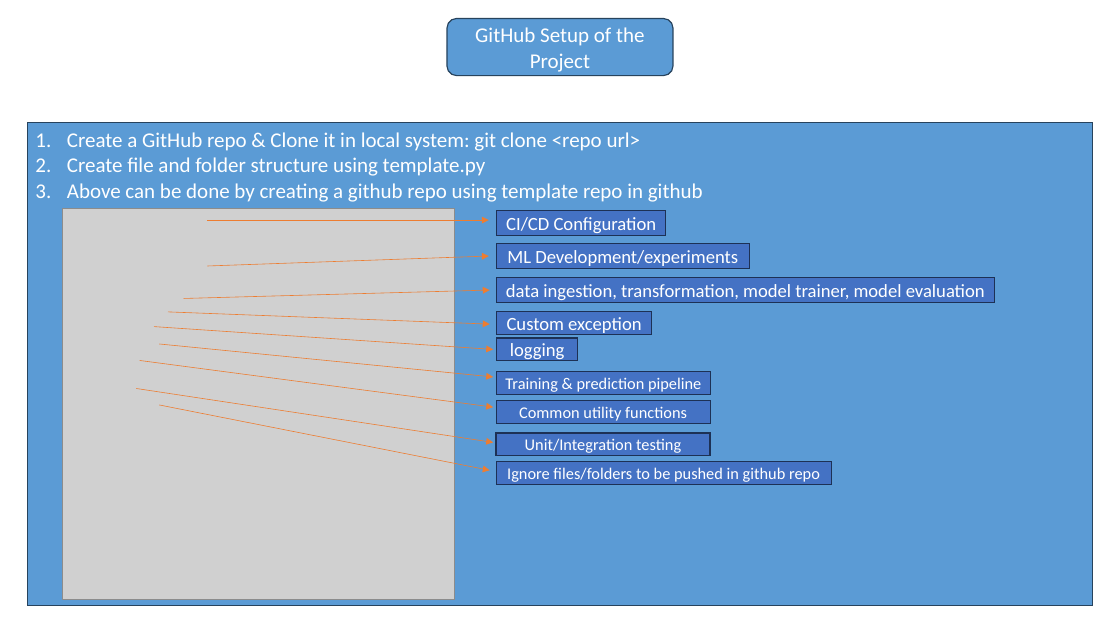
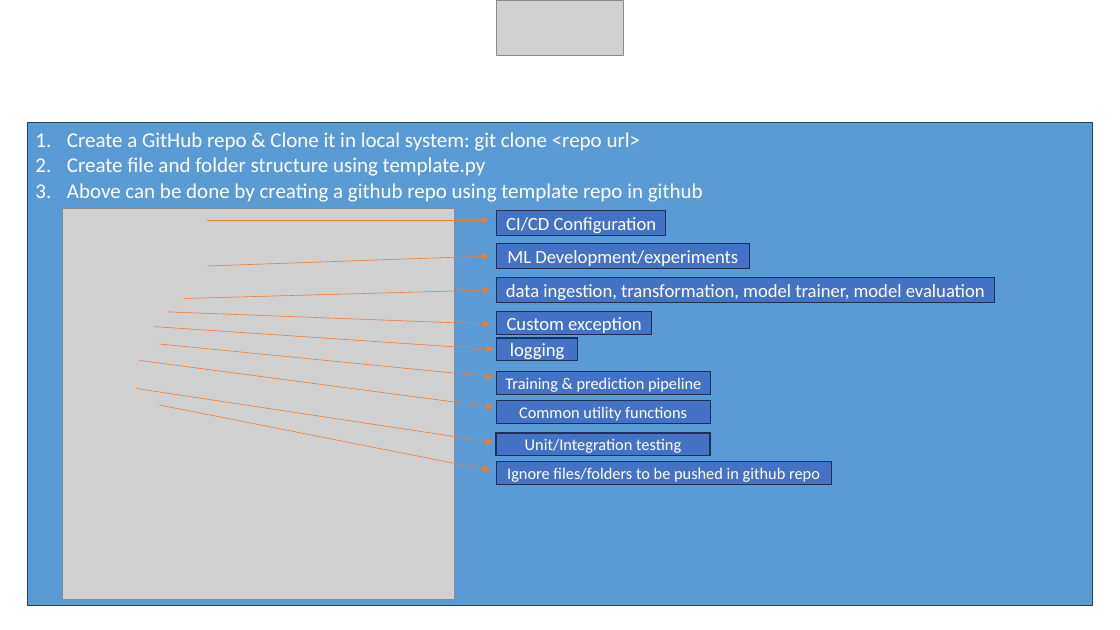
Before and after one commit to iamprashantjain/end-to-end-used-car-price-prediction, a slide deck: slide 3 of MLOps1.pptx. Drawn at 1120x630 pixels with LibreOffice and Linux fonts; fonts in the diff are those of the drawing; grey boxes stand for pictures. Boxes give left, top, right and bottom in pixels: in the first picture for what was removed or moved away, otherwise in the second. Text is boxed around its words. In the diff, an @@ line names an element or a change of style, - is before the commit and + after.

```diff
--- a/MLOps1.pptx
+++ b/MLOps1.pptx
@@ rounded rectangle removed at box(447, 18, 673, 76) @@
-GitHub Setup of the Project
@@ picture added at box(497, 1, 623, 55) @@
```
Also in this commit, not shown: 1 other slide changed, 6 slides added, 6 other files.
